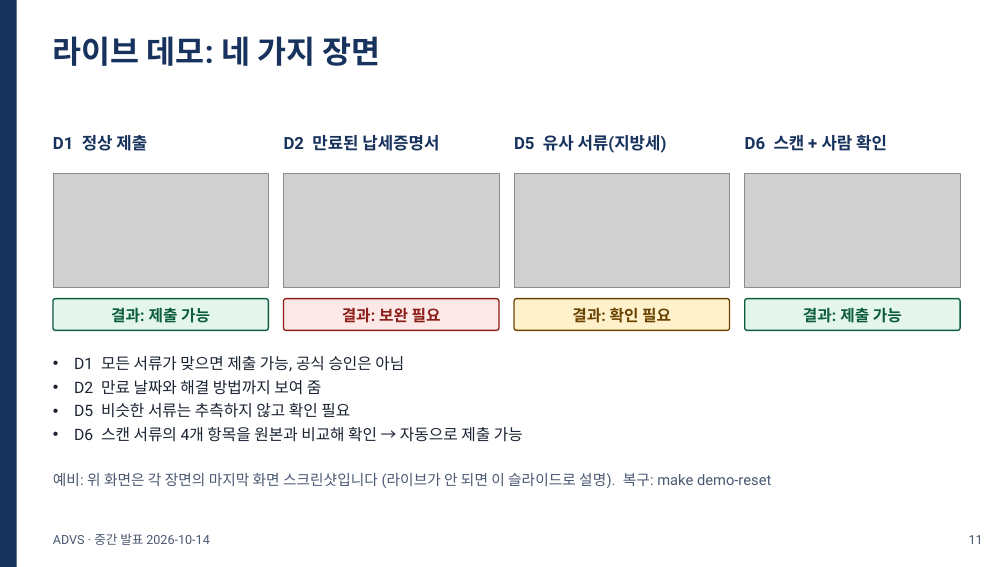
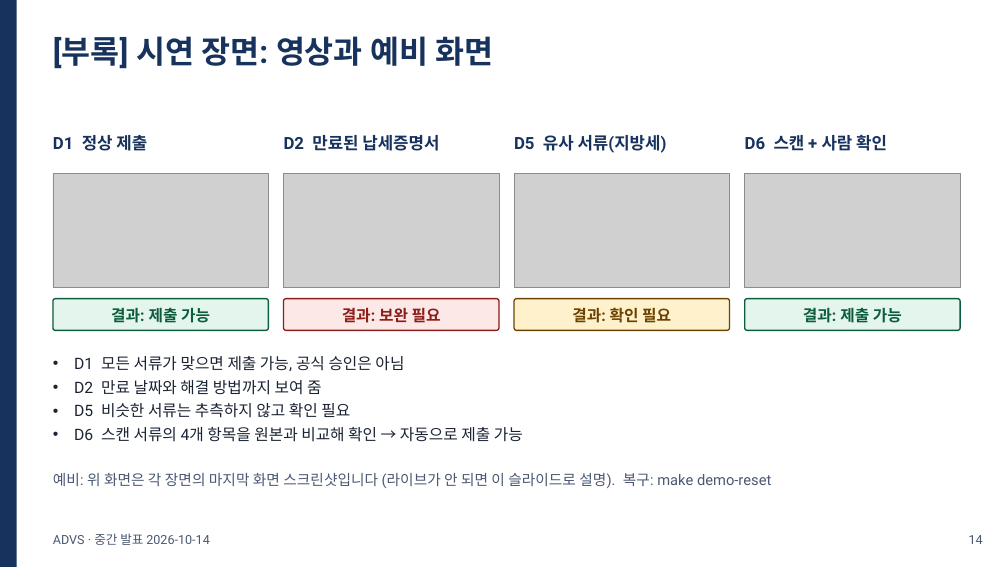
Before and after one commit to khabibro/ADVS, a slide deck: slide 14 of docs/midterm/ADVS_midterm.pptx (slide 11 before the commit). Drawn at 1008x567 pixels with LibreOffice and Linux fonts; fonts in the diff are those of the drawing; grey boxes stand for pictures. Boxes give left, top, right and bottom in pixels: in the first picture for what was removed or moved away, otherwise in the second. Text is boxed around its words. In the diff, an @@ line names an element or a change of style, - is before the commit and + after.

```diff
--- a/docs/midterm/ADVS_midterm.pptx
+++ b/docs/midterm/ADVS_midterm.pptx
@@ text at (x1=53, y1=36, x2=493, y2=69): text changed @@
-라이브 데모: 네 가지 장면
+[부록] 시연 장면: 영상과 예비 화면
@@ text at (x1=969, y1=535, x2=983, y2=544): text changed @@
-11
+14
```
Also in this commit, not shown: 8 other slides changed, 9 slides added, 5 slides removed, 4 other files.
